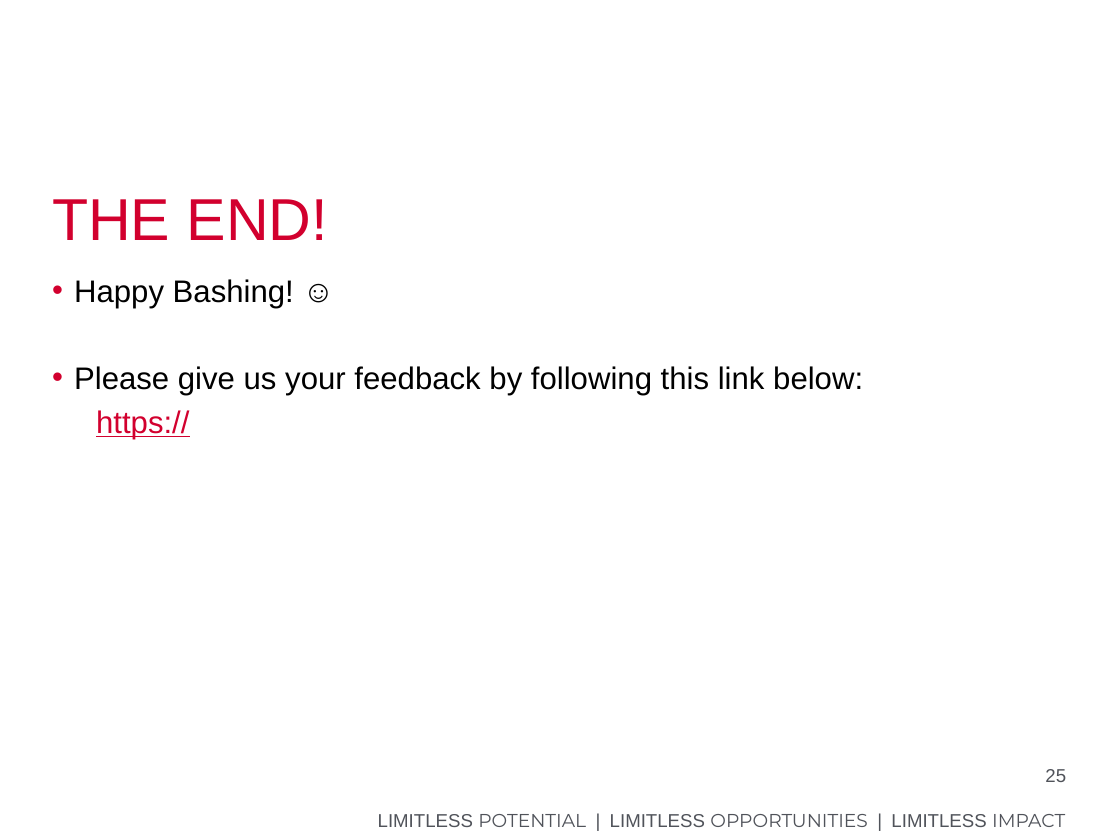
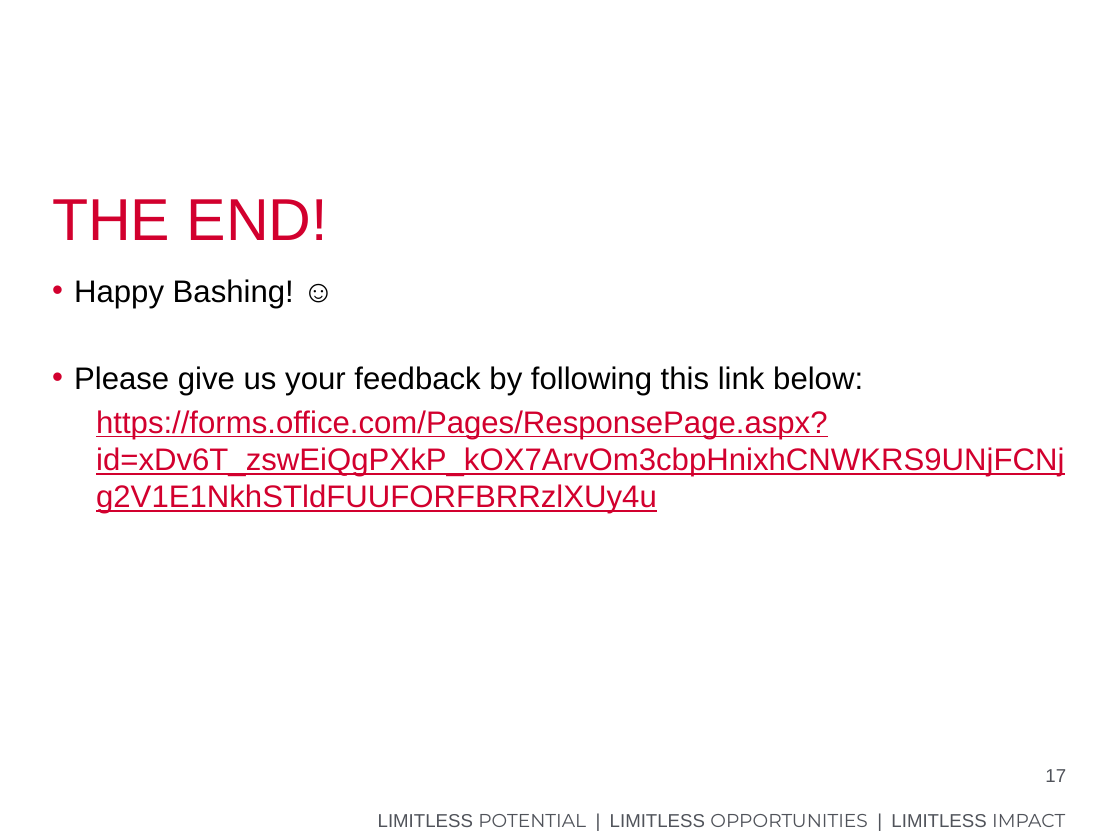
Before and after one commit to paulmheaton/Unix-Intermediate, a slide deck: slide 17 of Unix intermediate.pptx (slide 25 before the commit). Drawn at 1120x840 pixels with LibreOffice and Linux fonts; fonts in the diff are those of the drawing; background and template pictures are left out. Boxes give left, top, right and bottom in pixels: in the first picture for what was removed or moved away, otherwise in the second. Text is boxed around its words. In the diff, an @@ line names an element or a change of style, - is before the commit and + after.

```diff
--- a/Unix intermediate.pptx
+++ b/Unix intermediate.pptx
@@ text at (96, 410, 1064, 476): text changed @@
-  https://
+  https://forms.office.com/Pages/ResponsePage.aspx?id=xDv6T_zswEiQgPXkP_kOX7ArvOm3cbpHnixhCNWKRS9UNjFCNjg2V1E1NkhSTldFUUFORFBRRzlXUy4u
@@ page number at (1045, 769, 1066, 782): text changed @@
-25
+17
```
Also in this commit, not shown: 3 other slides changed, 8 slides removed, 1 other file.
